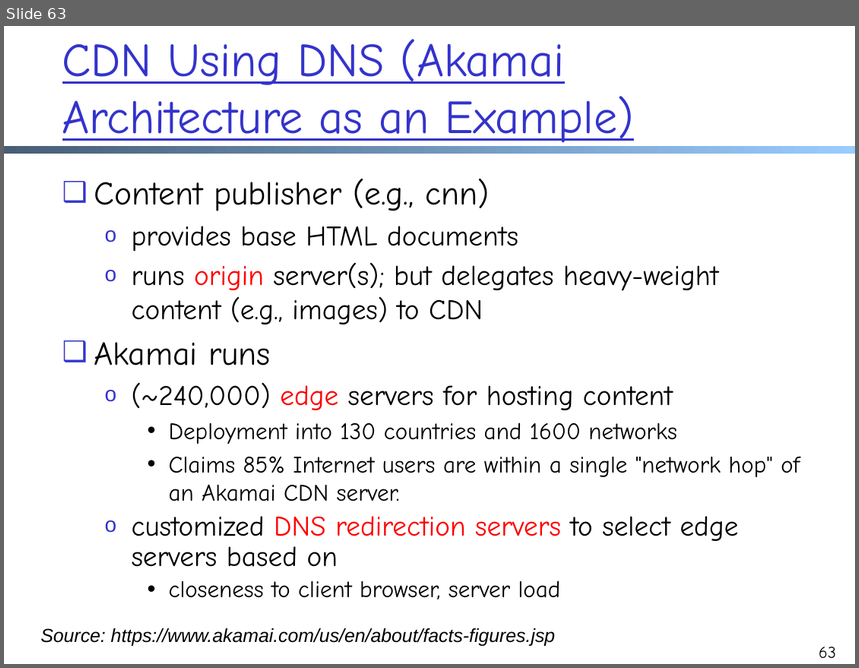
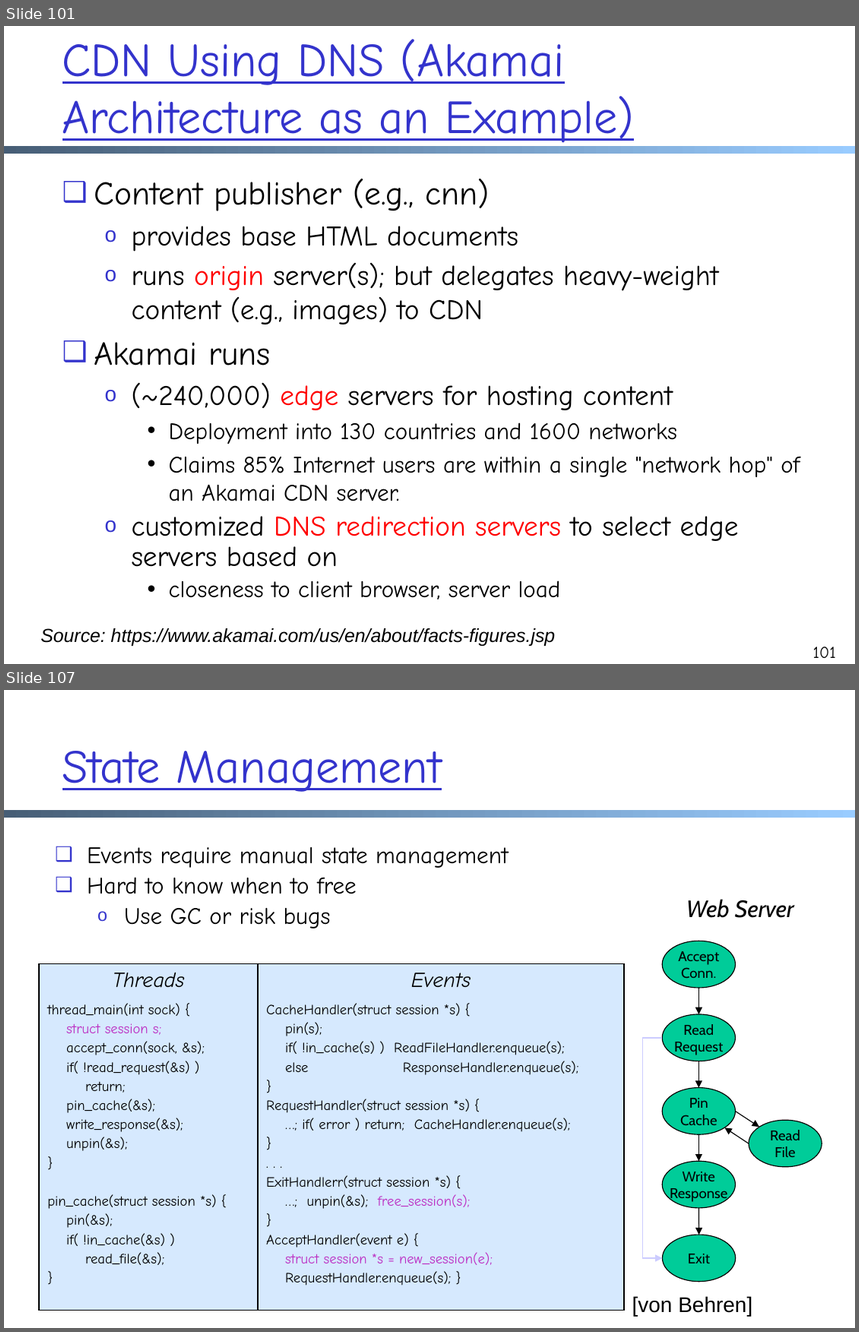
Before and after one commit to xiangq27/xiangq27.github.io, a slide deck: courses/cnns-xmuf21/files/lectures/application-op-analysis-load-balance.pptx. Shown one above the other, each under a label of ours: slide 63 before the commit, slides 101 and 107 after it; the slides between them are not shown. The pictures are 859x668 and 859x1332 pixels, drawn with LibreOffice and Linux fonts; fonts in the diff are those of the drawing. Boxes give left, top, right and bottom in pixels: in the first picture for what was removed or moved away, otherwise in the second. Text is boxed around its words. In the diff, an @@ line names an element or a change of style, - is before the commit and + after.

```diff
--- a/courses/cnns-xmuf21/files/lectures/application-op-analysis-load-balance.pptx
+++ b/courses/cnns-xmuf21/files/lectures/application-op-analysis-load-balance.pptx
@@ slide 107 added at [4,690,855,1328], background #FFFFFF; not listed: 1 template element that a slide beside it also shows @@
@@ title added at [63,751,442,792], 40 pt, text #3333CC, underline @@
+State Management
@@ text added at [87,847,509,929], 20 pt, text #000000 @@
+❑ Events require manual state management
+❑ Hard to know when to free
+  o Use GC or risk bugs
@@ text added at [686,899,794,918], 20 pt, text #000000, italic @@
+Web Server
@@ ellipse added at [662,941,735,988], fill #00CC99, outline #000000 0.75 pt, 12 pt, text #000000 @@
+Accept
+Conn.
@@ table added at [39,964,623,1312], 2 rows, 2 columns @@
+Threads | Events
+thread_main(int sock) { / struct session s; / accept_conn(sock, &s); / if( !read_request(&s) ) / return; / pin_cache(&s); / write_response(&s); / unpin(&s); / } / pin_cache(struct session *s) { / pin(&s); / if( !in_cache(&s) ) / read_file(&s); / } | CacheHandler(struct session *s) { / pin(s); / if( !in_cache(s) ) ReadFileHandler.enqueue(s); / else ResponseHandler.enqueue(s); / } / RequestHandler(struct session *s) { / …; if( error ) return; CacheHandler.enqueue(s); / } / . . . / ExitHandlerr(struct session *s) { / …; unpin(&s); free_session(s); / } / AcceptHandler(event e) { / struct session *s = new_session(e); / RequestHandler.enqueue(s); }
@@ arrow added from (699, 988) to (699, 1015), #000000 0.75 pt @@
@@ ellipse added at [662,1015,735,1061], fill #00CC99, outline #000000 0.75 pt, 12 pt, text #000000 @@
+Read
+Request
@@ elbow arrow added from (662, 1038) to (663, 1258), #CCCCFF 0.75 pt @@
@@ arrow added from (699, 1061) to (699, 1088), #000000 0.75 pt @@
@@ ellipse added at [662,1088,735,1135], fill #00CC99, outline #000000 0.75 pt, 12 pt, text #000000 @@
+Pin
+Cache
@@ arrow added from (735, 1111) to (760, 1128), #000000 0.75 pt @@
@@ ellipse added at [749,1121,822,1167], fill #00CC99, outline #000000 0.75 pt, 12 pt, text #000000 @@
+Read
+File
@@ arrow added from (699, 1135) to (699, 1161), #000000 0.75 pt @@
@@ arrow added from (749, 1144) to (725, 1129), #000000 0.75 pt @@
@@ ellipse added at [662,1161,735,1208], fill #00CC99, outline #000000 0.75 pt, 12 pt, text #000000 @@
+Write
+Response
@@ arrow added from (699, 1208) to (699, 1235), #000000 0.75 pt @@
@@ ellipse added at [663,1235,736,1281], fill #00CC99, outline #000000 0.75 pt, 12 pt, text #000000 @@
+Exit
@@ text added at [633,1296,753,1316], 18 pt, text #000000 @@
+[von Behren]
@@ what was slide 63 is now slide 101 @@
@@ page number at [813,647,837,658]: text changed @@
-63
+101
```
Also in this commit, not shown: 44 slides changed, 41 other slides added, 1 slide removed, 23 other files.
